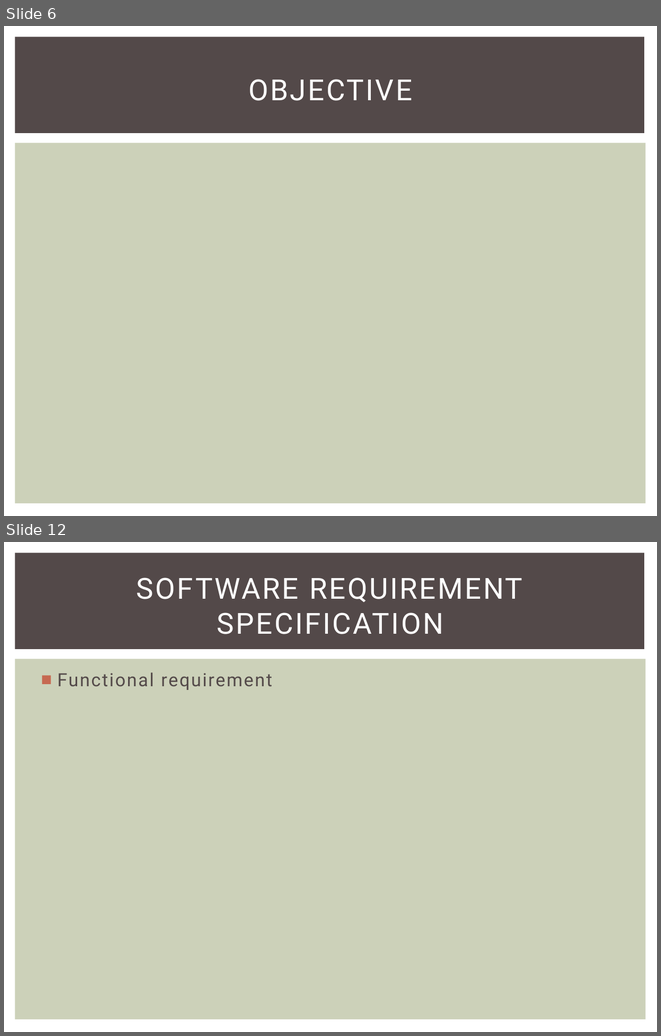
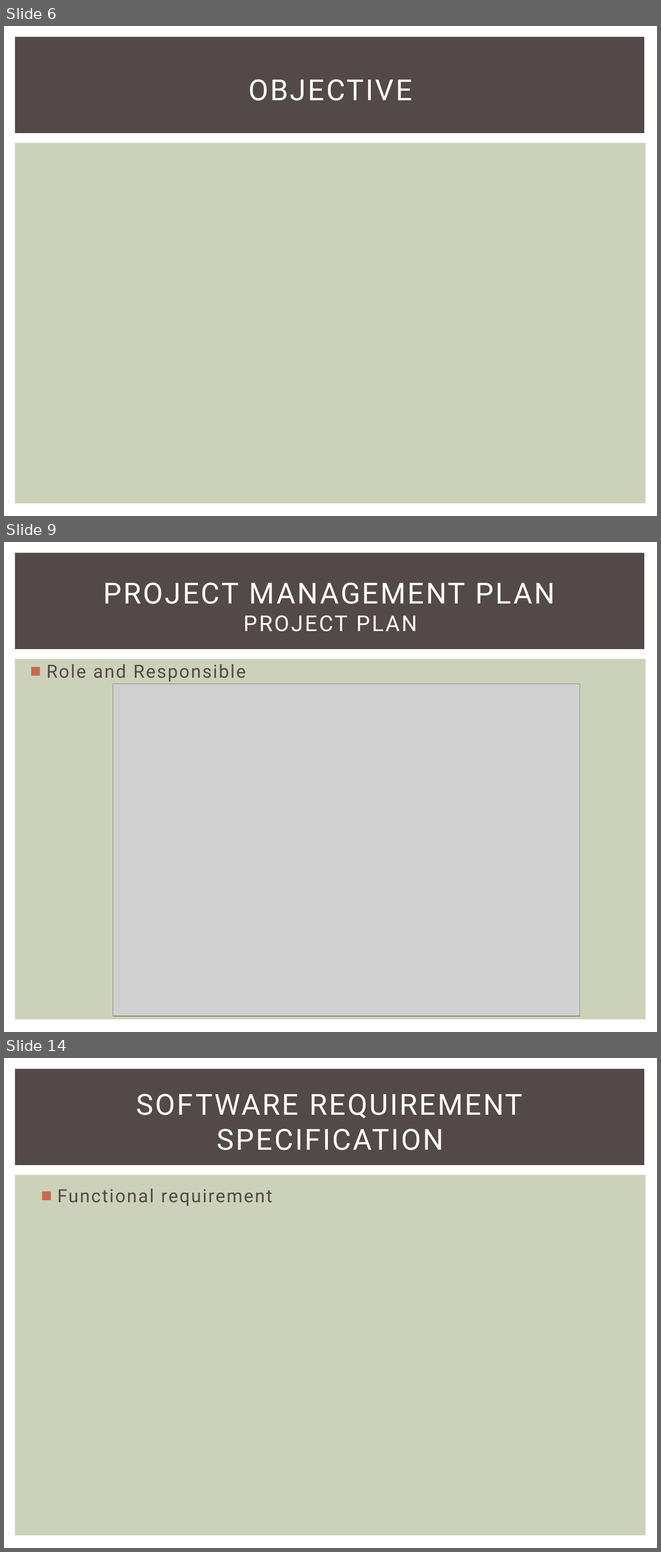
Before and after one commit to skyview059/e-learning-website, a slide deck: Document/Final report/Slide E-Learning project.pptx. Shown one above the other, each under a label of ours: slides 6 and 12 before the commit, slides 6, 9 and 14 after it; the slides between them are not shown. The pictures are 661x1036 and 661x1552 pixels, drawn with LibreOffice and Linux fonts; fonts in the diff are those of the drawing; grey boxes stand for pictures. Boxes give left, top, right and bottom in pixels: in the first picture for what was removed or moved away, otherwise in the second. Text is boxed around its words. In the diff, an @@ line names an element or a change of style, - is before the commit and + after.

```diff
--- a/Document/Final report/Slide E-Learning project.pptx
+++ b/Document/Final report/Slide E-Learning project.pptx
@@ slide 9 added at (4, 542, 657, 1032), background #FFFFFF; not listed: 2 template elements that a slide beside it also shows @@
@@ title added at (104, 582, 555, 632), 32 pt, text #FFFFFF @@
+PROJECT MANAGEMENT PLAN
+PROJECT PLAN
@@ text added at (46, 664, 246, 681), 20 pt, text #534949 @@
+■ Role and Responsible
@@ picture added at (113, 684, 580, 1015) @@
@@ what was slide 12 is now slide 14 @@
```
Also in this commit, not shown: 8 slides changed, 3 other slides added, 3 slides removed.
